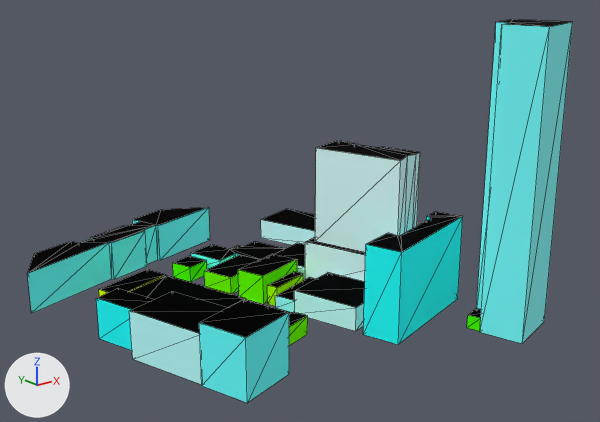
A saved change to the glTF model web/public/assets/cities/toronto/tiles/0_0.far.glb.
Rendered twice from a 50 mm lens placed at (-144.0, -261.0, 206.0), pointed at (152.0, 109.0, 58.0). The axes (+X, +Y, +Z) are drawn at lower left. The lights are the same throughout. The picture after the commit comes second. Mesh edges are drawn as thin lines. Where no turn or scale is listed for an object, it has been applied to the vertices. Vertices at exactly the same position are counted once.

In view in the first picture: '0_0_far'.
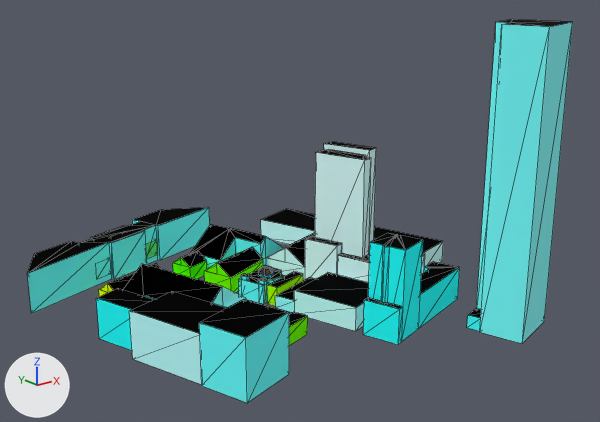
What differs and where, as boxes (x1, y1, x2, y2) in the pictures (600 x 422 px):
```json
{"part": 1, "of": "me_0_0_far", "change": "added", "after": [259, 266, 274, 278]}
{"part": 2, "of": "me_0_0_far", "change": "added", "after": [258, 278, 267, 284]}
{"part": 3, "of": "me_0_0_far", "change": "added", "after": [241, 274, 250, 280]}
{"part": 4, "of": "me_0_0_far", "change": "cut back", "before": [238, 140, 463, 344], "after": [99, 141, 460, 344]}
{"part": 5, "of": "me_0_0_far", "change": "recoloured", "before": [191, 253, 481, 331], "after": [203, 254, 481, 331]}
```

Scene script edits in JSON lines:
```json
{"block": "me_0_0_far", "where": "# used by ob_0_0_far; location = (145.6, 124.5, 83.7)"}
{"op": "remove", "block": "me_0_0_far", "code": "me_0_0_far.from_pydata(...)  # 270 vertices, 371 faces; spans x -130.0..130.0, y -134.0..134.0, z -87.0..87.0"}
{"op": "add", "block": "me_0_0_far", "code": "me_0_0_far.from_pydata(...)  # 546 vertices, 849 faces; spans x -130.0..130.0, y -134.0..134.0, z -87.0..87.0"}
{"block": "me_0_0_far", "change": "me_0_0_far part 1: a new loose piece of 43 vertices spanning x -6.0..4.0, y 5.0..15.0, z -72.0..-66.0"}
{"block": "me_0_0_far", "change": "me_0_0_far part 2: a new loose piece of 14 vertices spanning x -14.0..-8.0, y -2.0..3.0, z -85.0..-70.0"}
{"block": "me_0_0_far", "change": "me_0_0_far part 3: a new loose piece of 14 vertices spanning x -17.0..-12.0, y 11.0..16.0, z -85.0..-70.0"}
{"block": "me_0_0_far", "change": "me_0_0_far part 4: 4 vertices moved from x -18.0..83.0, y -57.0..15.0, z -85.0..-31.0 to x -18.0..83.0, y -57.0..15.0, z -72.0..-64.0; 48 vertices removed from x -13.0..88.0, y -92.0..25.0, z -85.0..5.0; 253 vertices added at x -91.0..88.0, y -92.0..118.0, z -86.0..5.0"}
{"block": "me_0_0_far", "change": "me_0_0_far part 5: 38 kept faces spanning x -55.0..74.0, y -109.0..82.0, z -86.0..-72.0 get new vertex colours"}
```
